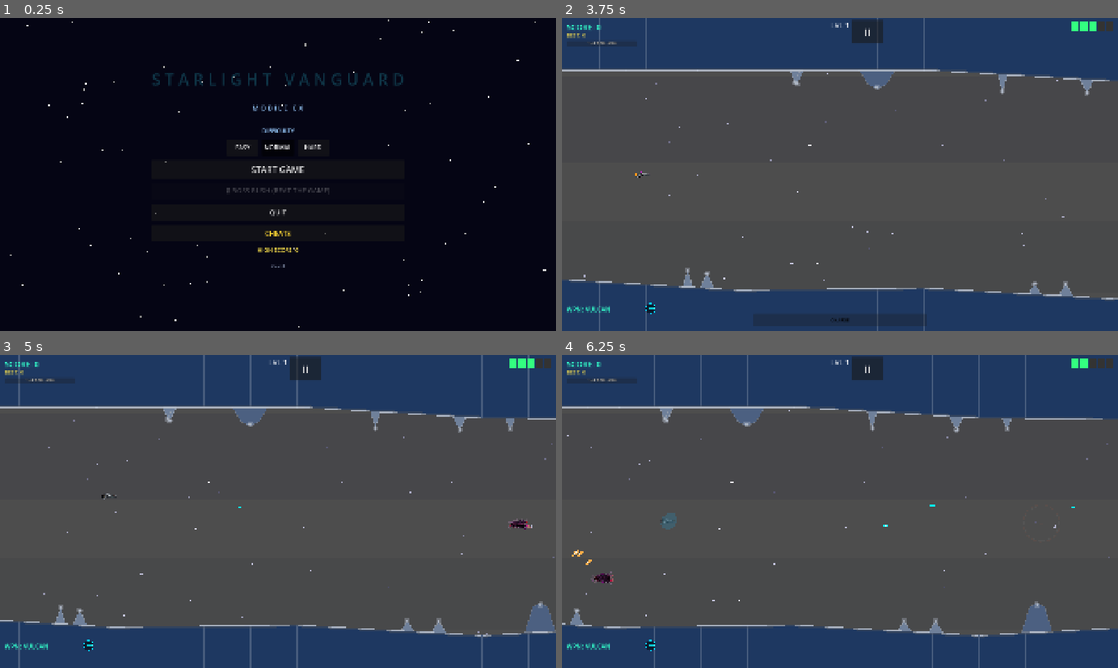
Above: before the commit, frames 1-4 (two rows, left to right).
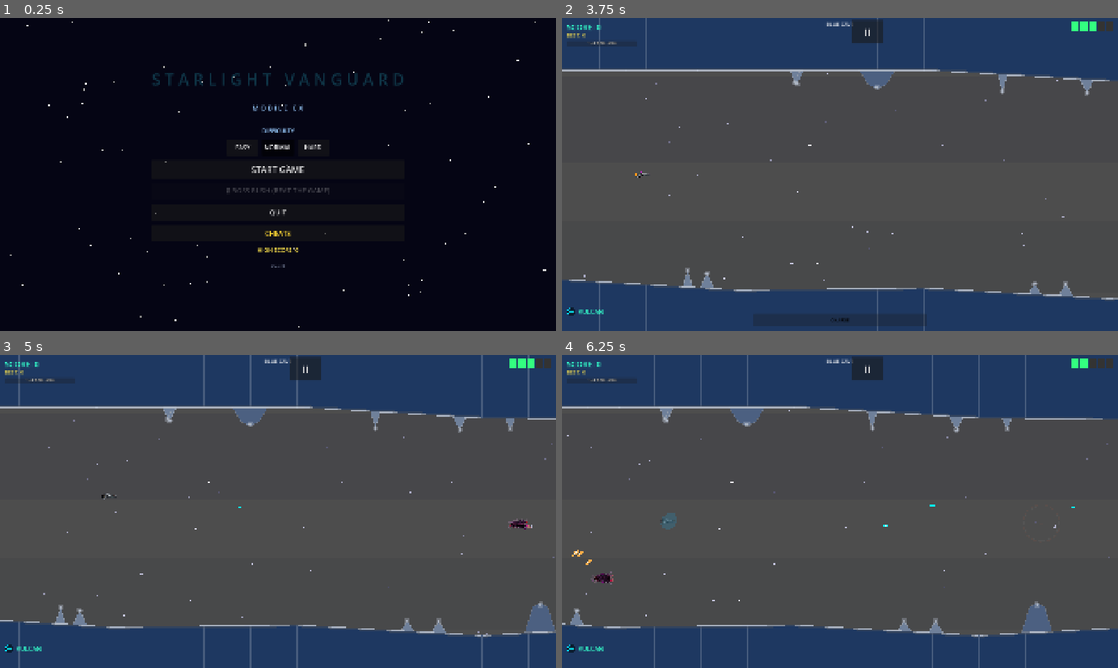
Above: after the commit, the same moments.

Repository: b6-stack/rtype-game
Game: Godot game, scene res://scenes/main_menu/MainMenu.tscn
Two runs of this game, one before a commit and one after it. Both use one fixed random seed, a clock stepped at 60 frames per second and the inputs below.
Inputs (mouse positions are in pixels of both pictures, inside the frame that each line leads up to):
- Up to frame 1 (0.25 s): no input
- Up to frame 2 (3.75 s): click "EASY" at 0.5 s; click "EASY" at 1.25 s; click "NORMAL" at 2 s; click "NORMAL" at 2.75 s; click "START GAME" at 3.5 s
- Up to frame 3 (5 s): tap Enter at 4.25 s; move the mouse to (400, 495) at 4.27 s; hold D (move_right) from 4.28 s (still down); tap Z (charge) at 4.35 s; click (400, 495) at 4.42 s
- Up to frame 4 (6.25 s): release D (move_right) at 5 s; drag from (728, 527) to (1079, 524) at 5.02 s; move the mouse to (895, 442) at 5.77 s; hold D (move_right) from 5.78 s (still down); tap Z (charge) at 5.85 s

The runs differ from the first frame. In frame 1, less than 0.1% of the frame differs, in the area x 50-52%, y 78-80%; in frame 2, 0.2%, in the area x 0-53%, y 1-96%; in frame 3, 0.2%; in frame 4, 0.2%.

Commit message:
Reset weapon on every death, tighten HUD weapon display, show level names
Weapon reset: moved the Vulcan reset into GameState.lose_life() itself
instead of only Retry/Continue — it now fires on every life lost
(respawn or the final death that ends the run), which is what "when
the player dies" actually meant. Retry/Continue's own resets are now
redundant but harmless.

HUD weapon display: replaced the old approach (a Label with a
TextureRect icon manually instantiated and absolutely-positioned
inside it via magic offsets) with a proper WeaponRow HBoxContainer
(icon + label, laid out declaratively) in HUD.tscn. Also dropped the
redundant "WPN: " prefix now that there's a clear icon next to it.

Level names: added GameState.LEVEL_NAMES (Blue Cave, Red Cavern, ...
Solar Core — the same biome names already used as comments in
LevelGenerator.LEVEL_COLORS/AudioManager.LEVEL_THEMES, now real data).
HUD's level indicator shows the name instead of "LVL N". Shrunk its
font (26->18) so the longest name ("Brown Fortress") still fits the
existing box without overlapping the pause button next to it.

Co-Authored-By: Claude Sonnet 5 <noreply@anthropic.com>

Diff:
--- a/autoloads/GameState.gd
+++ b/autoloads/GameState.gd
@@ -8,7 +8,7 @@
 
 ## Bump this alongside export_presets.cfg's version/name on every release
 ## so the main menu version label reflects what's actually installed.
-const APP_VERSION := "2.2.4"
+const APP_VERSION := "2.3.0"
 
 signal score_changed(new_score: int)
 signal lives_changed(new_lives: int)
@@ -23,6 +23,14 @@
 const STARTING_LIVES: int = 3
 const TOTAL_LEVELS: int = 10
 const SCORE_GOAL_INTERVAL: int = 5000
+
+## Level biome names (index 0 = level 1) — same names already used as
+## comments in LevelGenerator.LEVEL_COLORS / AudioManager.LEVEL_THEMES,
+## exposed as real data here so the HUD can display them.
+const LEVEL_NAMES: Array[String] = [
+	"Blue Cave", "Red Cavern", "Green Base", "Brown Fortress", "Purple Alien",
+	"Teal Station", "Crimson Core", "Gold Final", "Cosmic Void", "Solar Core",
+]
 
 enum Difficulty { EASY, NORMAL, HARD }
 const DIFFICULTY_NAMES: Array[String] = ["EASY", "NORMAL", "HARD"]
@@ -153,6 +161,9 @@
 func lose_life() -> void:
 	lives = max(0, lives - 1)
 	lives_changed.emit(lives)
+	# Dying (whether it costs the run or just a respawn) resets the weapon
+	# back to Vulcan — losing your upgrade is part of the cost of a hit.
+	set_weapon(0)
 	if lives <= 0:
 		is_game_over = true
 		game_over.emit()
--- a/scenes/game/hud/HUD.gd
+++ b/scenes/game/hud/HUD.gd
@@ -9,7 +9,8 @@
 @onready var _charge_bar: ProgressBar = $Control/ChargeBar
 @onready var _charge_label: Label = $Control/ChargeBar/ChargeLabel
 @onready var _pause_btn: Button = $Control/PauseButton
-@onready var _weapon_label: Label = $Control/WeaponLabel
+@onready var _weapon_label: Label = $Control/WeaponRow/WeaponLabel
+@onready var _weapon_icon_rect: TextureRect = $Control/WeaponRow/WeaponIcon
 @onready var _level_label: Label = $Control/LevelLabel
 
 signal pause_requested
@@ -104,32 +105,23 @@
 	"res://assets/sprites/weapons/icon_lightning.png",
 ]
 
-var _weapon_icon_rect: TextureRect
-
 func _refresh_weapon() -> void:
 	const NAMES := ["VULCAN","LASER","PLASMA","MISSILE","WAVE",
 					"BOUNCER","DRILL","RICOCHET","GRAVITY","LIGHTNING"]
 	var idx := GameState.current_weapon_index
 	if _weapon_label:
-		_weapon_label.text = "WPN: %s" % (NAMES[idx] if idx < NAMES.size() else "?")
-
-		# Add or update TextureRect icon badge next to weapon label
-		if _weapon_icon_rect == null or not is_instance_valid(_weapon_icon_rect):
-			_weapon_icon_rect = TextureRect.new()
-			_weapon_icon_rect.expand_mode = TextureRect.EXPAND_IGNORE_SIZE
-			_weapon_icon_rect.stretch_mode = TextureRect.STRETCH_KEEP_ASPECT_CENTERED
-			_weapon_icon_rect.custom_minimum_size = Vector2(40, 40)
-			_weapon_icon_rect.size = Vector2(40, 40)
-			_weapon_icon_rect.position = Vector2(270.0, -8.0)
-			_weapon_label.add_child(_weapon_icon_rect)
-
+		_weapon_label.text = NAMES[idx] if idx < NAMES.size() else "?"
+	if _weapon_icon_rect:
 		var path := WEAPON_ICON_PATHS[idx] if idx < WEAPON_ICON_PATHS.size() else ""
 		if ResourceLoader.exists(path):
 			_weapon_icon_rect.texture = load(path)
-			_weapon_icon_rect.visible = true
 
 func _refresh_level() -> void:
-	_level_label.text = "LVL %d" % GameState.level
+	var idx: int = GameState.level - 1
+	if idx >= 0 and idx < GameState.LEVEL_NAMES.size():
+		_level_label.text = GameState.LEVEL_NAMES[idx].to_upper()
+	else:
+		_level_label.text = "LVL %d" % GameState.level
 
 func _start_charge_ready_pulse() -> void:
 	_stop_charge_pulse()
--- a/scenes/game/hud/HUD.tscn
+++ b/scenes/game/hud/HUD.tscn
@@ -71,9 +71,10 @@
 offset_right = 80.0
 offset_top = 8.0
 offset_bottom = 44.0
-text = "LVL 1"
+text = "BLUE CAVE"
 horizontal_alignment = 1
-theme_override_font_sizes/font_size = 26
+autowrap_mode = 3
+theme_override_font_sizes/font_size = 18
 theme_override_colors/font_color = Color(1, 1, 1, 0.9)
 
 [node name="PauseButton" type="Button" parent="Control"]
@@ -88,15 +89,27 @@
 tooltip_text = "Pause"
 theme_override_font_sizes/font_size = 36
 
-[node name="WeaponLabel" type="Label" parent="Control"]
+[node name="WeaponRow" type="HBoxContainer" parent="Control"]
 layout_mode = 1
 offset_left = 16.0
 anchor_top = 1.0
 anchor_bottom = 1.0
-offset_top = -90.0
-offset_right = 320.0
-offset_bottom = -54.0
-text = "WPN: VULCAN"
+offset_top = -84.0
+offset_right = 220.0
+offset_bottom = -48.0
+theme_override_constants/separation = 8
+
+[node name="WeaponIcon" type="TextureRect" parent="Control/WeaponRow"]
+custom_minimum_size = Vector2(32, 32)
+layout_mode = 2
+size_flags_vertical = 4
+expand_mode = 1
+stretch_mode = 5
+
+[node name="WeaponLabel" type="Label" parent="Control/WeaponRow"]
+layout_mode = 2
+size_flags_vertical = 4
+text = "VULCAN"
 theme_override_font_sizes/font_size = 22
 theme_override_colors/font_color = Color(0.2, 1.0, 0.8, 1)
 
Not shown, changed: export_presets.cfg
